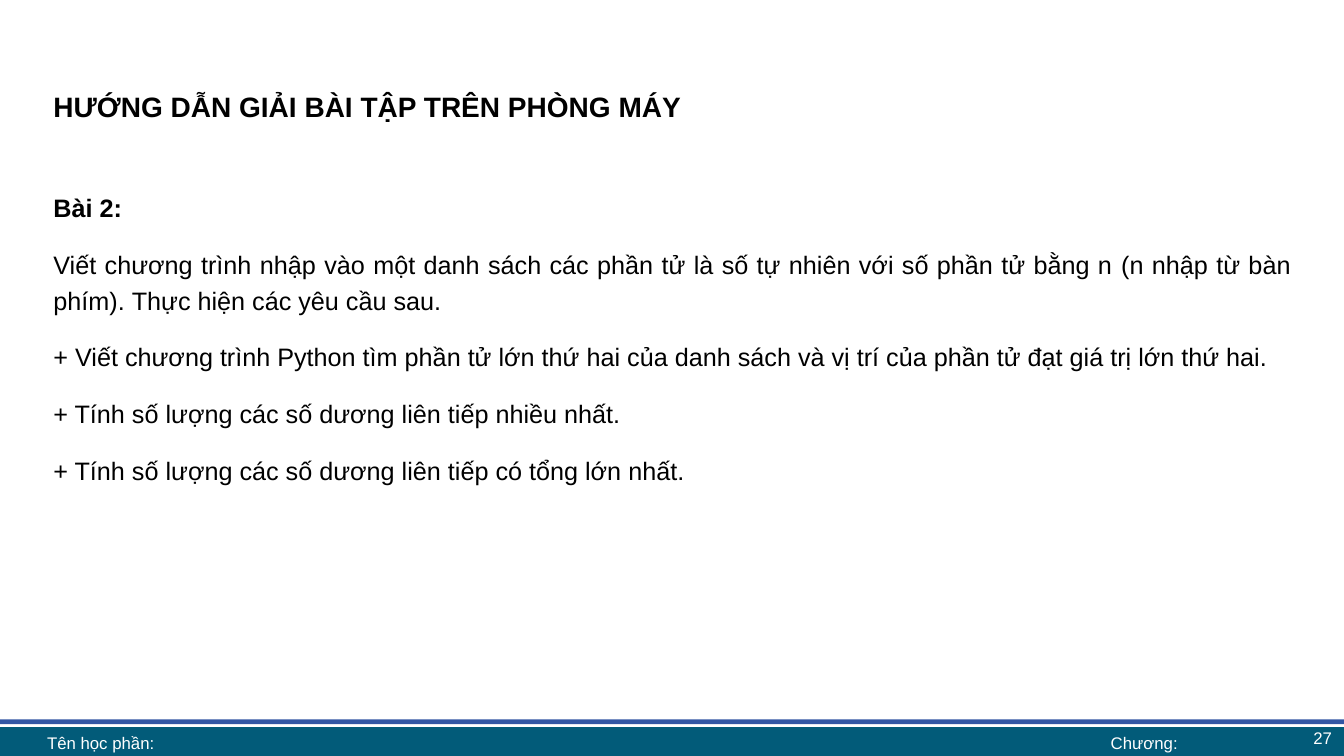
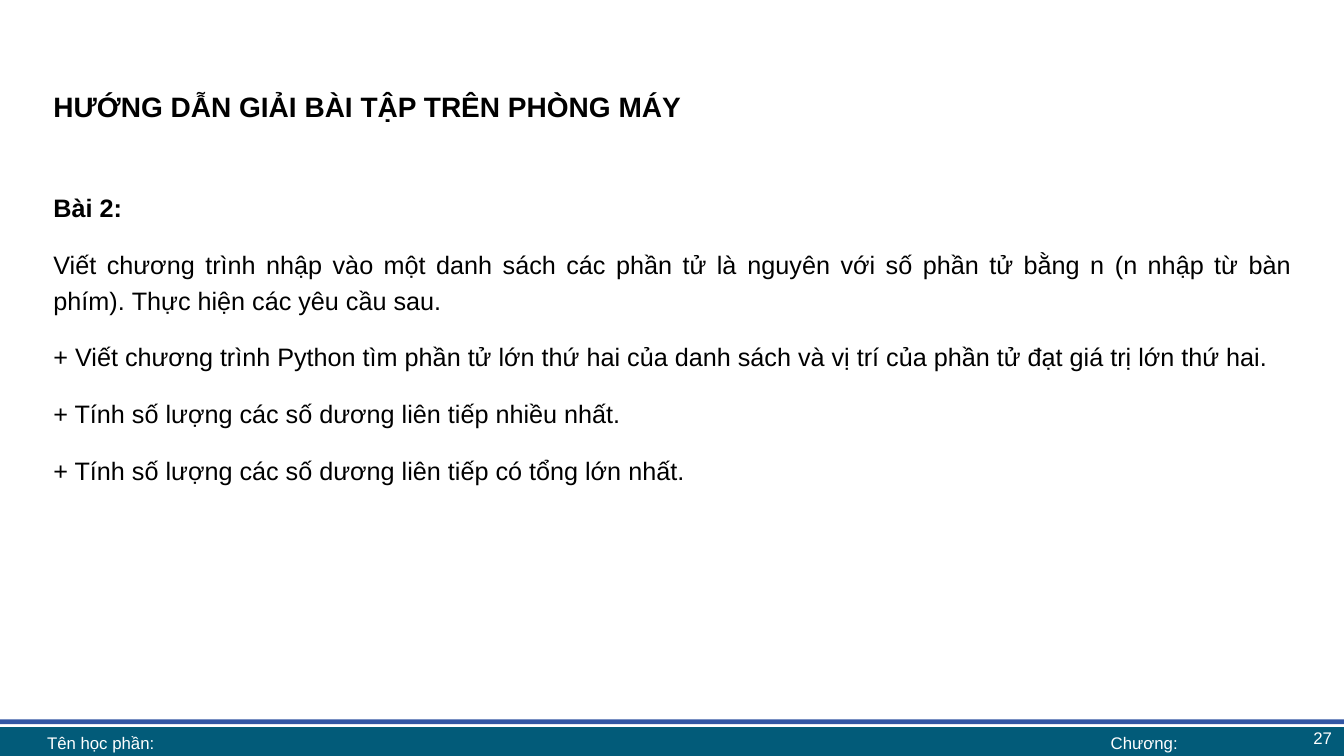
Before and after one commit to lhaaaaa/17A2-Ca-chieu, a slide deck: slide 27 of Lab 6/Lab 6 bài giảng.pptx. Drawn at 1344x756 pixels with LibreOffice and Linux fonts; fonts in the diff are those of the drawing; background and template pictures are left out. Boxes give left, top, right and bottom in pixels: in the first picture for what was removed or moved away, otherwise in the second. Text is boxed around its words. In the diff, an @@ line names an element or a change of style, - is before the commit and + after.

```diff
--- a/Lab 6/Lab 6 bài giảng.pptx
+++ b/Lab 6/Lab 6 bài giảng.pptx
@@ text at bbox=[53, 253, 1291, 316]: text changed @@
-Viết chương trình nhập vào một danh sách các phần tử là số tự nhiên với số phần tử bằng n (n nhập từ bàn phím). Thực hiện các yêu cầu sau.
+Viết chương trình nhập vào một danh sách các phần tử là nguyên với số phần tử bằng n (n nhập từ bàn phím). Thực hiện các yêu cầu sau.
```
Also in this commit, not shown: 5 other slides changed, 1 other file.
